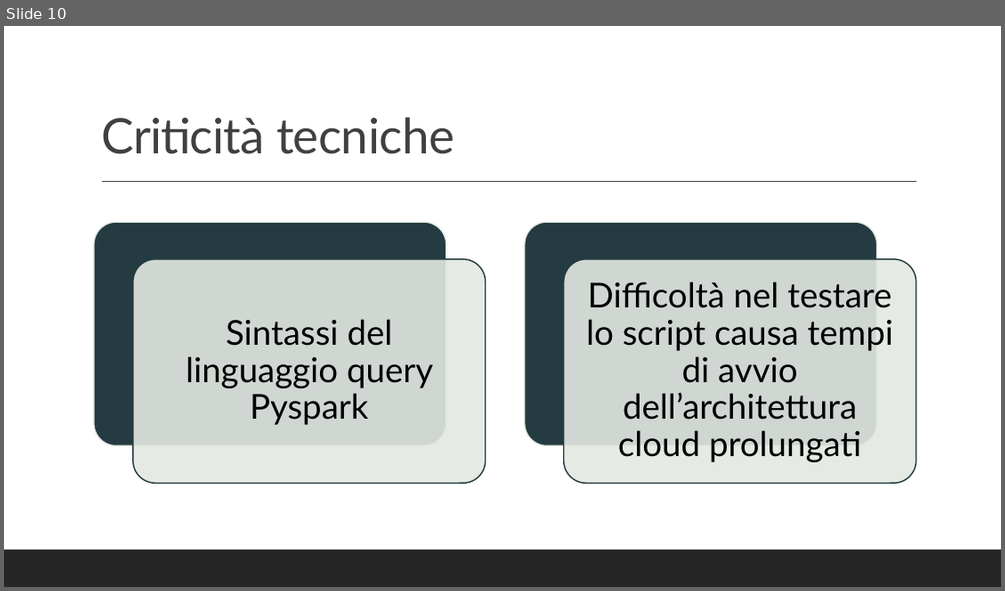
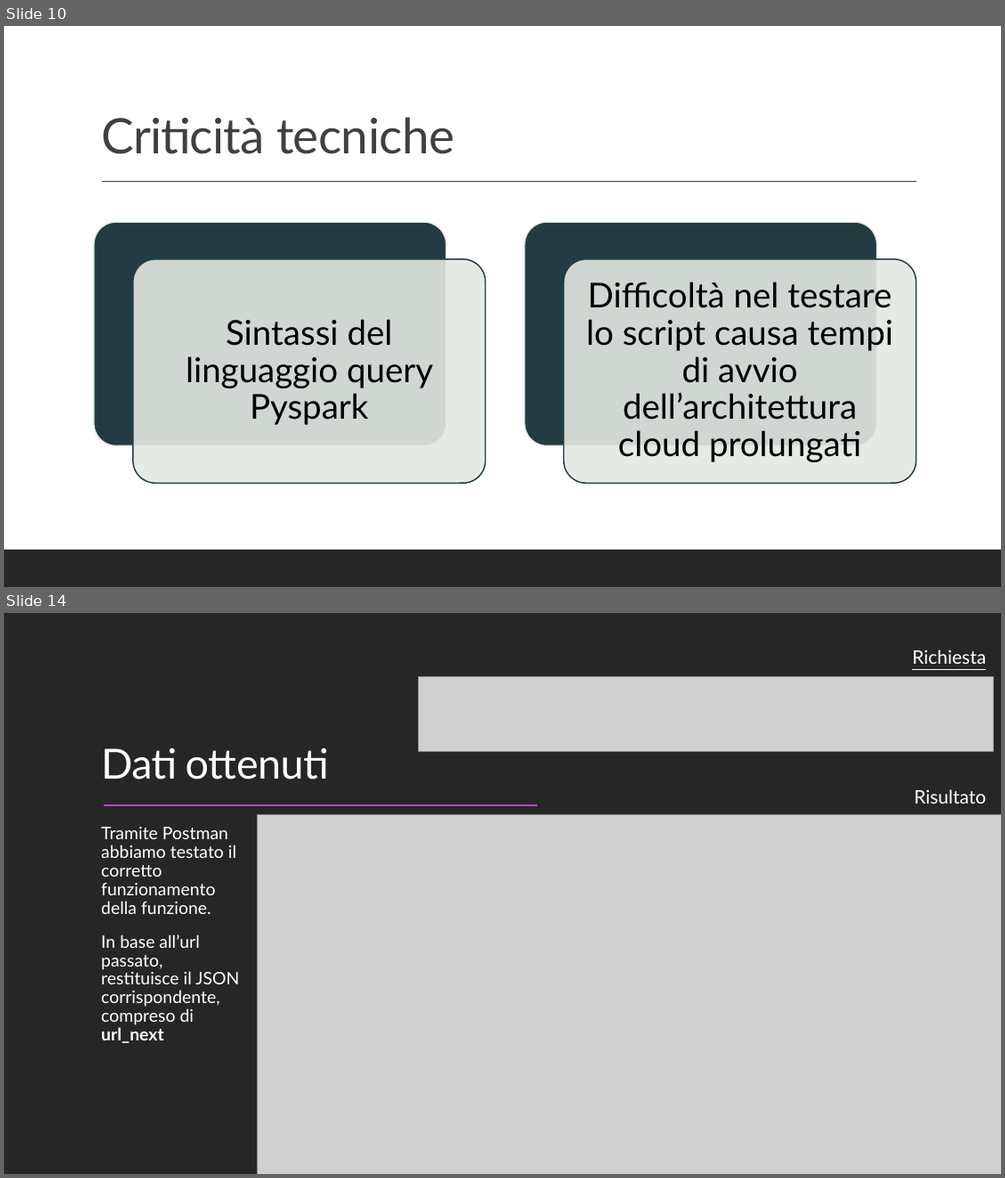
Before and after one commit to PirottaNicola/TC-Mproject_Boffelli_Pirotta, a slide deck: Preparation files/MyTEDx_Presentazione.pptx. Shown one above the other, each under a label of ours: slide 10 before the commit, slides 10 and 14 after it; the slides between them are not shown. The pictures are 1005x591 and 1005x1178 pixels, drawn with LibreOffice and Linux fonts; fonts in the diff are those of the drawing; grey boxes stand for pictures. Boxes give left, top, right and bottom in pixels: in the first picture for what was removed or moved away, otherwise in the second. Text is boxed around its words. In the diff, an @@ line names an element or a change of style, - is before the commit and + after.

Commit message:
presentation updated (pt.3)

```diff
--- a/Preparation files/MyTEDx_Presentazione.pptx
+++ b/Preparation files/MyTEDx_Presentazione.pptx
@@ slide 14 added at (4,613,1001,1174), background #000000 @@
@@ rectangle added at (4,613,1001,1174), fill #262626 @@
@@ text added at (912,649,986,664), 18 pt, text #FFFFFF, underline @@
+Richiesta
@@ picture added at (418,676,994,751) @@
@@ title added at (101,748,329,779), 40 pt, text #FFFFFF @@
+Dati ottenuti
@@ text added at (914,789,986,803), 18 pt, text #FFFFFF @@
+Risultato
@@ line added from (104, 805) to (537, 805), #AE4DC3 1.5 pt @@
@@ picture added at (257,815,1001,1174) @@
@@ text added at (101,827,239,1043), 16.6 pt, text #FFFFFF @@
+  Tramite Postman abbiamo testato il corretto funzionamento della funzione.
+  In base all’url passato, restituisce il JSON corrispondente, compreso di url_next
@@ rectangle added at (4,1136,1001,1174), fill #262626 @@
```
Also in this commit, not shown: 3 other slides added.
